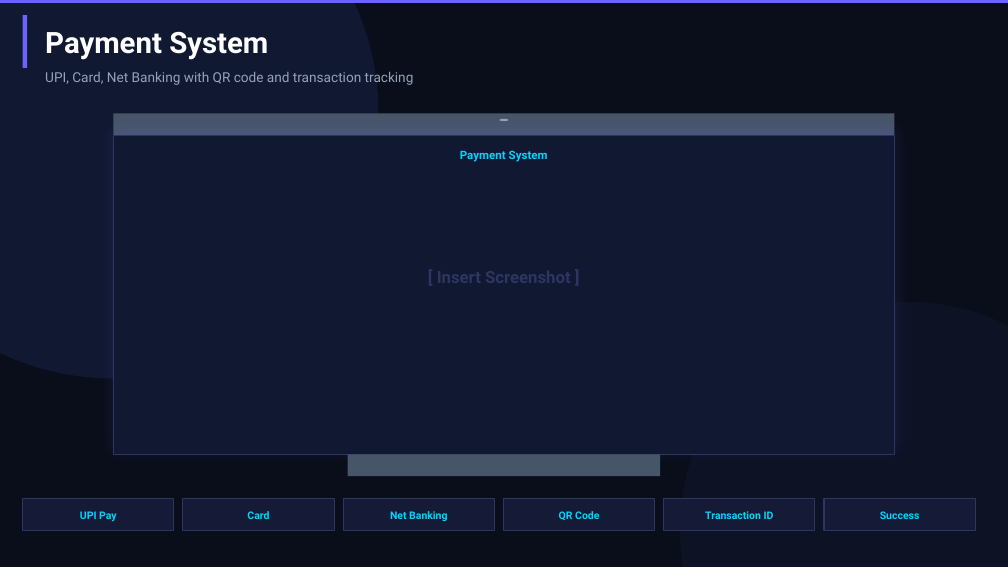
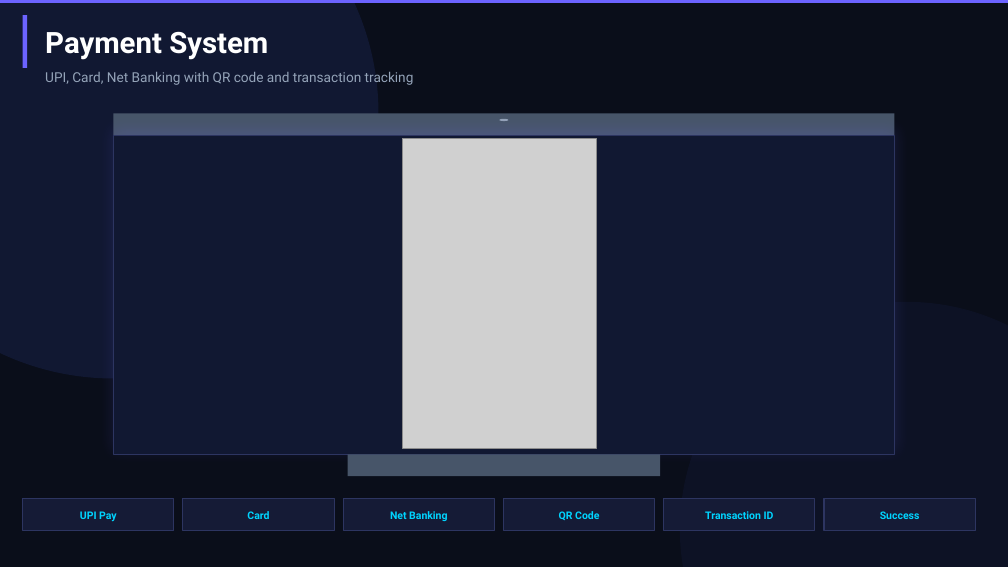
Before and after one commit to mohammadmojahid7894-design/RentEase, a slide deck: slide 15 of tmp_pptx/NEW_PPT.pptx. Drawn at 1008x567 pixels with LibreOffice and Linux fonts; fonts in the diff are those of the drawing; grey boxes stand for pictures. Boxes give left, top, right and bottom in pixels: in the first picture for what was removed or moved away, otherwise in the second. Text is boxed around its words. In the diff, an @@ line names an element or a change of style, - is before the commit and + after.

```diff
--- a/tmp_pptx/NEW_PPT.pptx
+++ b/tmp_pptx/NEW_PPT.pptx
@@ picture added at (402,138,597,448) @@
@@ text removed at (460,150,548,162) @@
-Payment System
```
Also in this commit, not shown: 4 other slides changed, 1 slide added, 1 slide removed, 26 other files.
